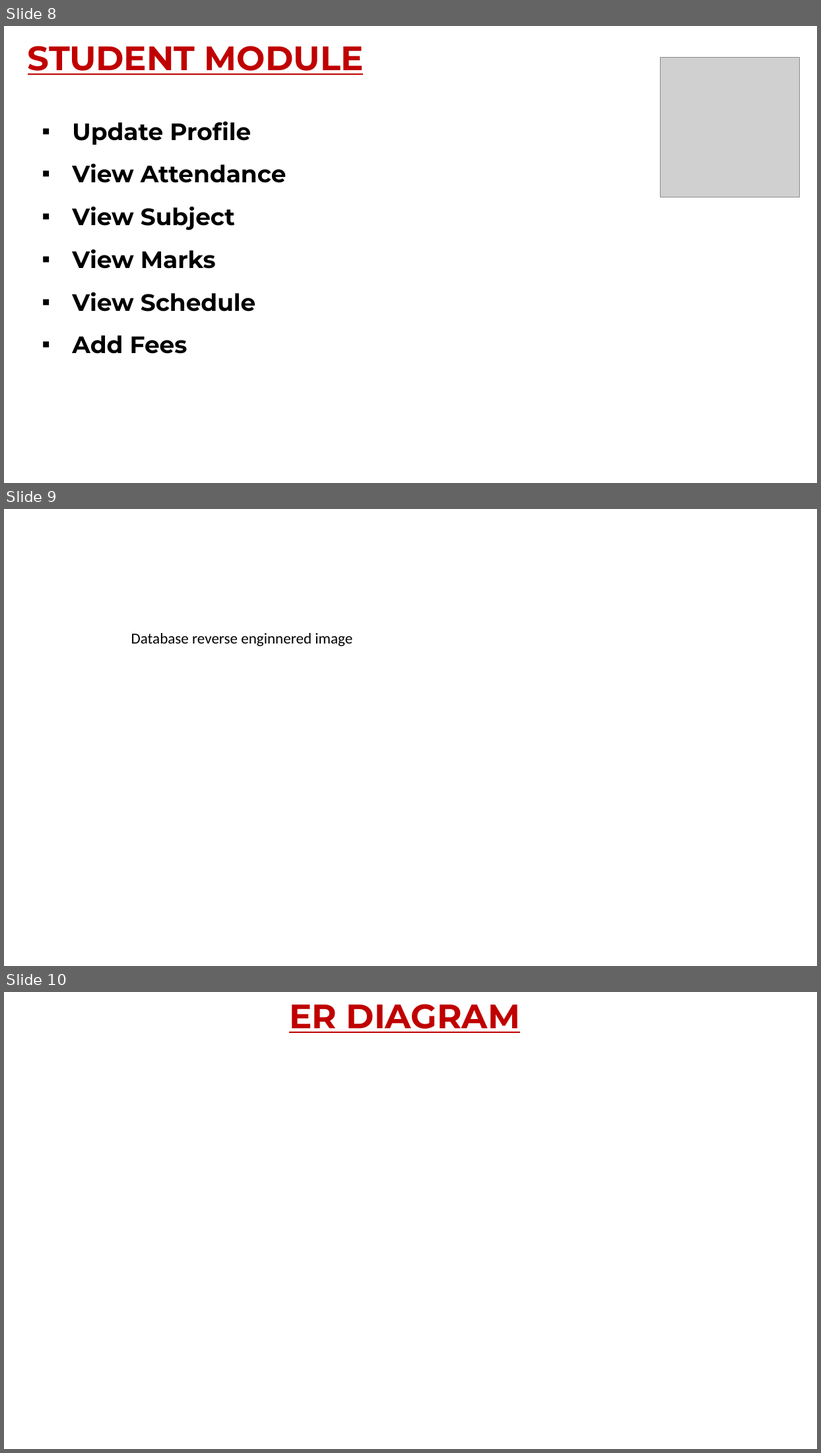
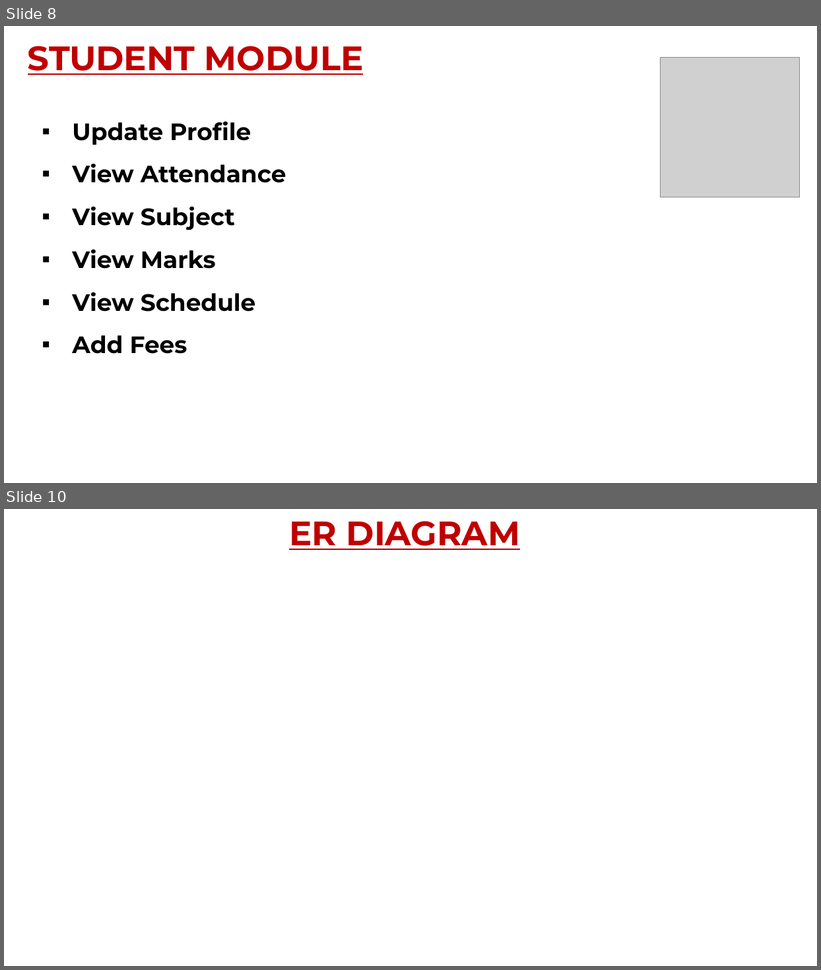
Before and after one commit to aniketrok07/CDAC_Project_SMS, a slide deck: PPT_FINAL.pptx. Shown one above the other, each under a label of ours: slides 8, 9 and 10 before the commit, slides 8 and 10 after it; the slides between them are not shown. The pictures are 821x1453 and 821x970 pixels, drawn with LibreOffice and Linux fonts; fonts in the diff are those of the drawing; grey boxes stand for pictures; background and template pictures are left out. Boxes give left, top, right and bottom in pixels: in the first picture for what was removed or moved away, otherwise in the second. Text is boxed around its words. In the diff, an @@ line names an element or a change of style, - is before the commit and + after.

```diff
--- a/PPT_FINAL.pptx
+++ b/PPT_FINAL.pptx
@@ slide 9 removed at [4,509,817,966], background picture (left out) @@
@@ text removed at [131,633,352,646] @@
-Database reverse enginnered image
```
Also in this commit, not shown: 5 slides changed, 1 slide added, 3 other files.
